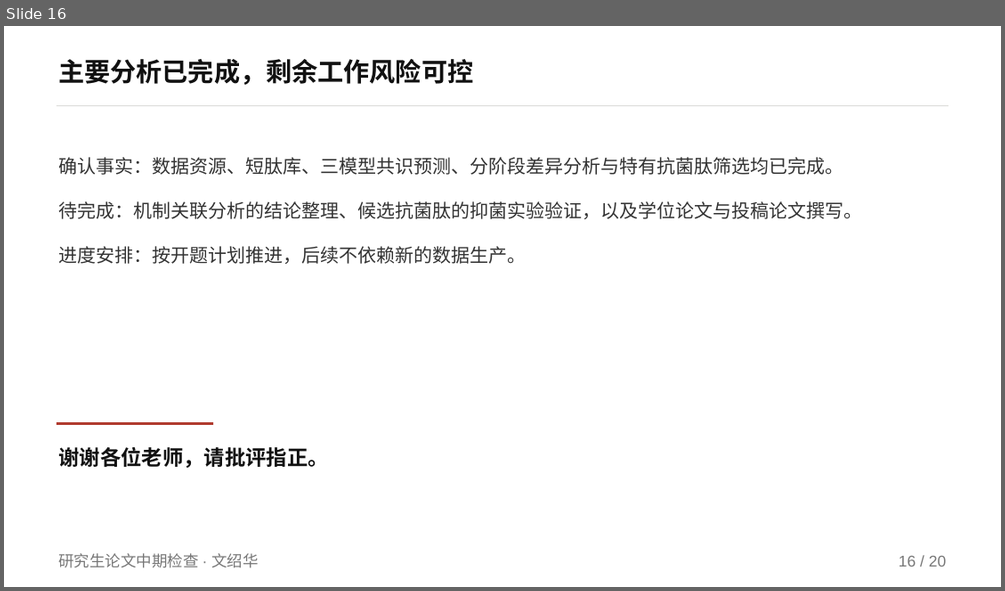
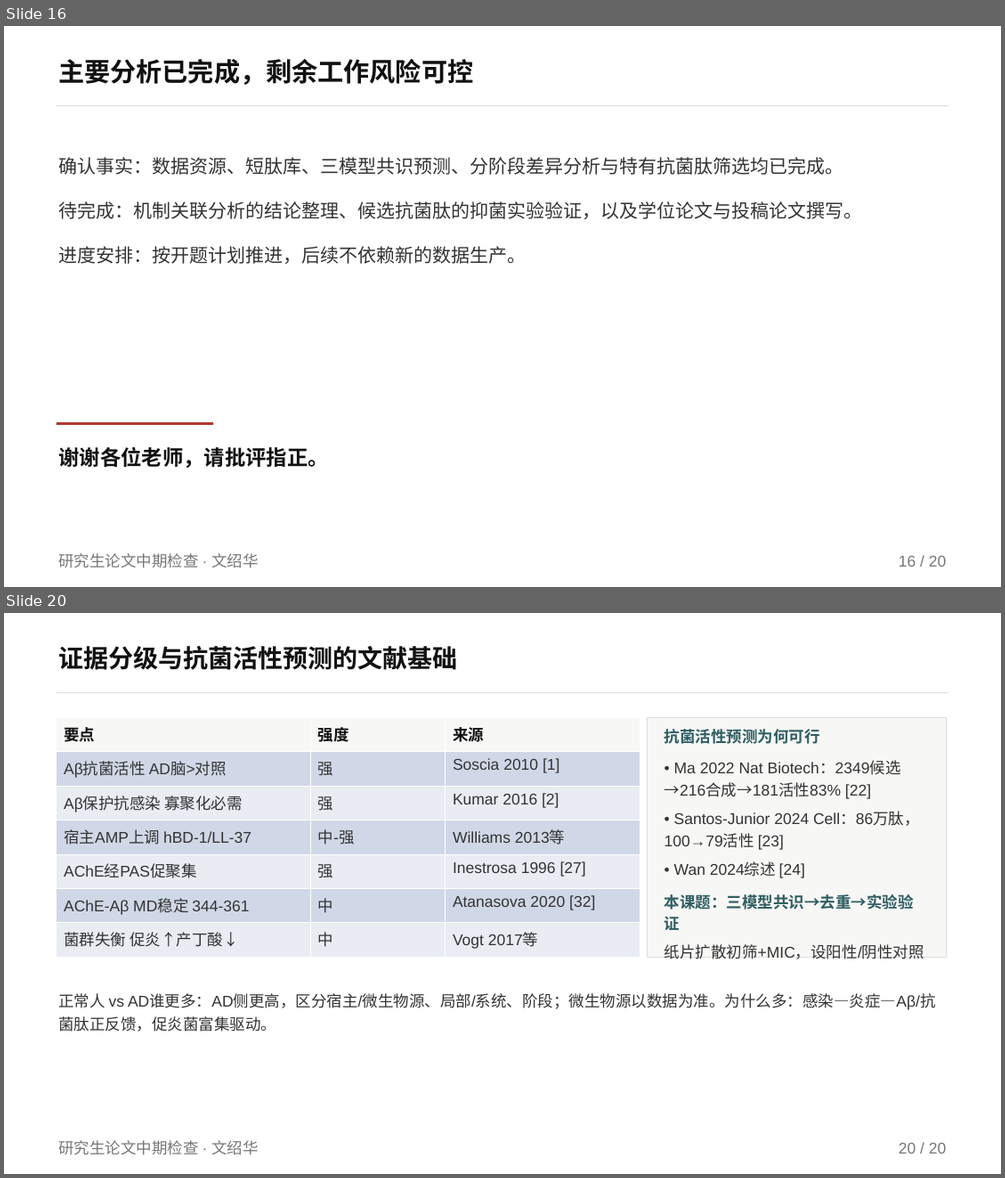
Before and after one commit to mqgg5630-cyber/zhongqi, a slide deck: deliverable/中期答辩_H_nature风.pptx. Shown one above the other, each under a label of ours: slide 16 before the commit, slides 16 and 20 after it; the slides between them are not shown. The pictures are 1005x591 and 1005x1178 pixels, drawn with LibreOffice and Linux fonts; fonts in the diff are those of the drawing. Boxes give left, top, right and bottom in pixels: in the first picture for what was removed or moved away, otherwise in the second. Text is boxed around its words. In the diff, an @@ line names an element or a change of style, - is before the commit and + after.

Commit message:
fix: 删除旧检查组名单，PPT排版重构无重叠，机制文献扩展至38篇覆盖8问+动力学多文献，分支同步至 arena/01a0a949-zhongqi
- 删除中期检查表中的张兴晓等6人旧名单，表格留空，build_ops/check_all适配
- 重写make_ppt_mech.py：4页机制补充页精简文字≥15pt，文本框增高，无重叠，check_ppt全OK
- 机制文档全面版：38篇文献，涵盖抗菌活性预测(Ma 2022/Santos-Junior 2024/Wan 2024)、AD感染关联(HSV-1/P.gingivalis/LPS)、宿主AMP上调(hBD-1/hBD-2/LL-37/CAP37)、AChE-PAS多文献链(Inestrosa 1996/De Ferrari 2001/Atanasova 2020)、双刃剑、谁更多、为什么多炎症关系
- 更新sync.config.json分支为arena/01a0a949-zhongqi，README说明同步命令无需改路径
- 新增docs/全面整改说明.md逐条对应用户问题

```diff
--- a/deliverable/中期答辩_H_nature风.pptx
+++ b/deliverable/中期答辩_H_nature风.pptx
@@ slide 20 added at bbox=[4, 613, 1001, 1174], background #FFFFFF @@
@@ text added at bbox=[58, 646, 457, 670], 24 pt, text #111111, bold @@
+证据分级与抗菌活性预测的文献基础
@@ rectangle added at bbox=[57, 692, 948, 693], fill #DDDDDA @@
@@ table added at bbox=[57, 718, 639, 957], 7 rows, 3 columns @@
+要点 | 强度 | 来源
+Aβ抗菌活性 AD脑>对照 | 强 | Soscia 2010 [1]
+Aβ保护抗感染 寡聚化必需 | 强 | Kumar 2016 [2]
+宿主AMP上调 hBD-1/LL-37 | 中-强 | Williams 2013等
+AChE经PAS促聚集 | 强 | Inestrosa 1996 [27]
+AChE-Aβ MD稳定 344-361 | 中 | Atanasova 2020 [32]
+菌群失衡 促炎↑产丁酸↓ | 中 | Vogt 2017等
@@ rectangle added at bbox=[647, 718, 947, 957], fill #F7F7F5, outline #DDDDDA 0.75 pt @@
@@ text added at bbox=[664, 729, 924, 959], 15 pt, text #333333 @@
+抗菌活性预测为何可行
+• Ma 2022 Nat Biotech：2349候选→216合成→181活性83% [22]
+• Santos-Junior 2024 Cell：86万肽，100→79活性 [23]
+• Wan 2024综述 [24]
+本课题：三模型共识→去重→实验验证
+纸片扩散初筛+MIC，设阳性/阴性对照
@@ text added at bbox=[58, 993, 936, 1031], 15 pt, text #333333 @@
+正常人 vs AD谁更多：AD侧更高，区分宿主/微生物源、局部/系统、阶段；微生物源以数据为准。为什么多：感染—炎症—Aβ/抗菌肽正反馈，促炎菌富集驱动。
@@ text added at bbox=[58, 1140, 258, 1155], 15 pt, text #777777 @@
+研究生论文中期检查 · 文绍华
@@ text added at bbox=[898, 1143, 946, 1153], 15 pt, text #777777 @@
+20 / 20
```
Also in this commit, not shown: 2 slides changed, 1 other slide added, 2 slides removed, 25 other files.
